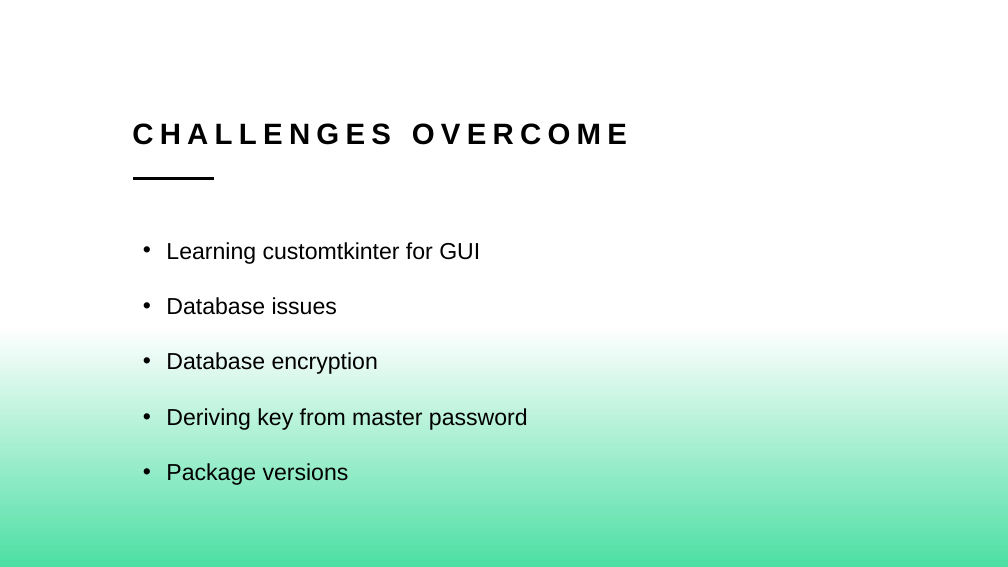
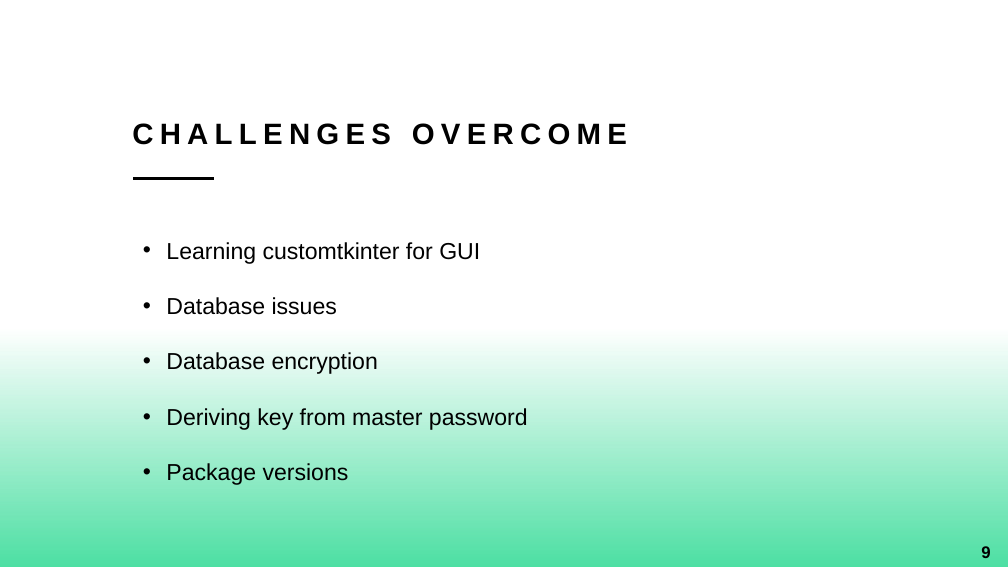
Before and after one commit to logon02/CSU-Senior-Project, a slide deck: slide 9 of docs/DefensePresentation.pptx. Drawn at 1008x567 pixels with LibreOffice and Linux fonts; fonts in the diff are those of the drawing. Boxes give left, top, right and bottom in pixels: in the first picture for what was removed or moved away, otherwise in the second. Text is boxed around its words. In the diff, an @@ line names an element or a change of style, - is before the commit and + after.

```diff
--- a/docs/DefensePresentation.pptx
+++ b/docs/DefensePresentation.pptx
@@ page number added at (981, 546, 990, 558), 16 pt, text #000000, bold @@
+9
```
Also in this commit, not shown: 9 other slides changed.
